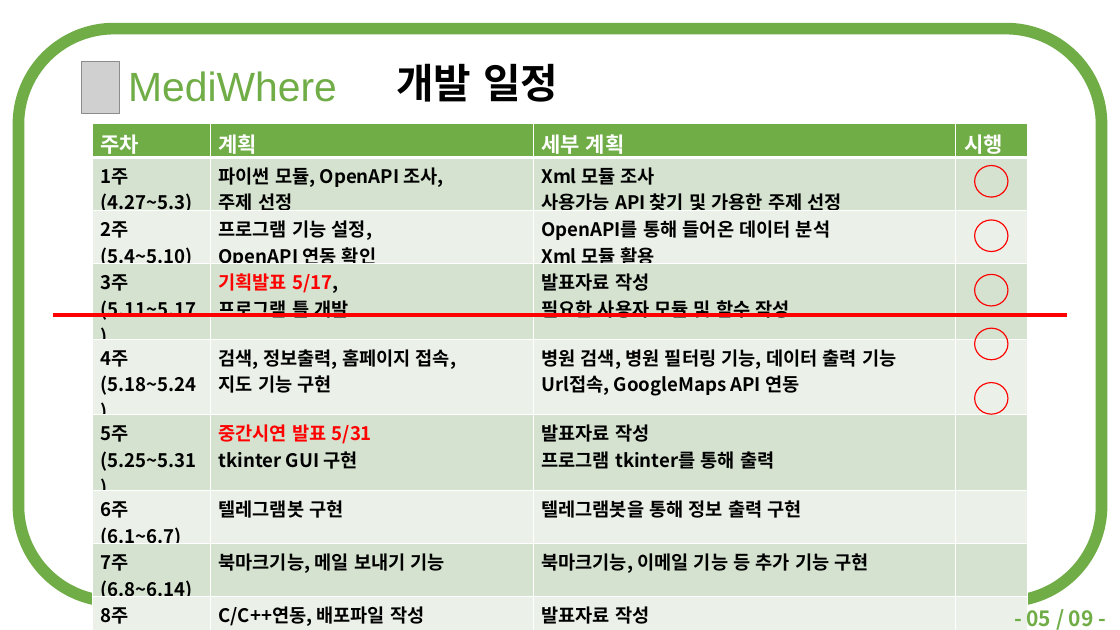
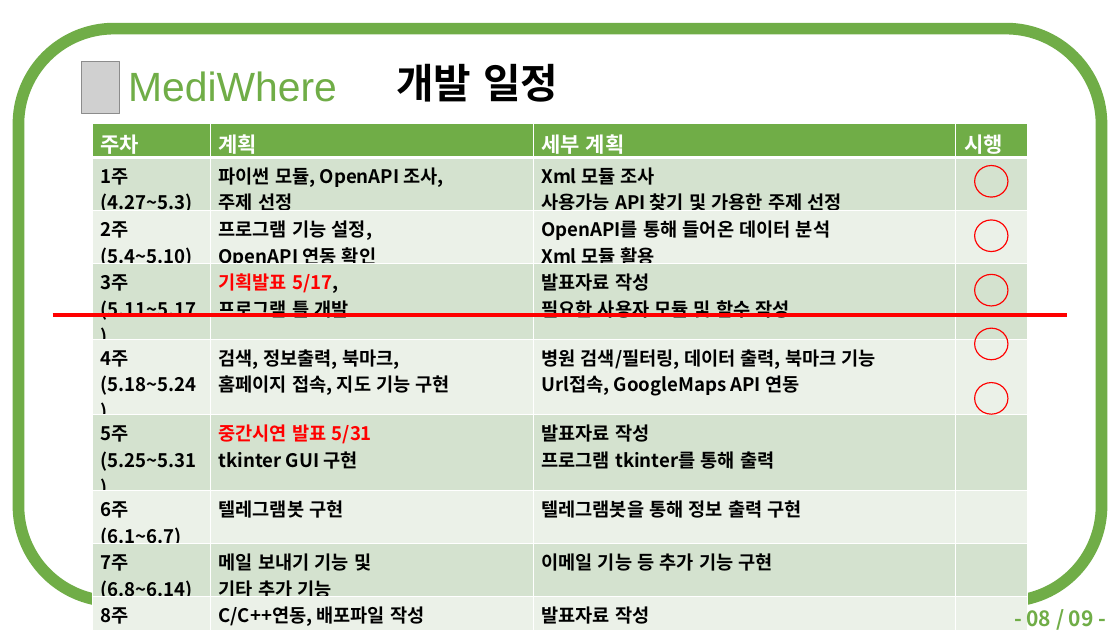
Before and after one commit to doood4/2018_OpenAPI, a slide deck: slide 8 of ppt/2016182037-스크립트언어 2차발표.pptx (slide 5 before the commit). Drawn at 1120x630 pixels with LibreOffice and Linux fonts; fonts in the diff are those of the drawing; grey boxes stand for pictures. Boxes give left, top, right and bottom in pixels: in the first picture for what was removed or moved away, otherwise in the second. Text is boxed around its words. In the diff, an @@ line names an element or a change of style, - is before the commit and + after.

```diff
--- a/ppt/2016182037-스크립트언어 2차발표.pptx
+++ b/ppt/2016182037-스크립트언어 2차발표.pptx
@@ table at (x1=92, y1=124, x2=1028, y2=630) @@
-row 5, column 2: 검색, 정보출력, 홈페이지 접속, / 지도 기능 구현
+row 5, column 2: 검색, 정보출력, 북마크, / 홈페이지 접속, 지도 기능 구현
-row 5, column 3: 병원 검색, 병원 필터링 기능, 데이터 출력 기능 / Url접속, GoogleMaps API 연동
+row 5, column 3: 병원 검색/필터링, 데이터 출력, 북마크 기능 / Url접속, GoogleMaps API 연동
-row 8, column 2: 북마크기능, 메일 보내기 기능
+row 8, column 2: 메일 보내기 기능 및 / 기타 추가 기능
-row 8, column 3: 북마크기능, 이메일 기능 등 추가 기능 구현
+row 8, column 3: 이메일 기능 등 추가 기능 구현
@@ text at (x1=1027, y1=610, x2=1094, y2=627): text changed @@
-- 05 / 09 -
+- 08 / 09 -
```
Also in this commit, not shown: 5 other slides changed, 8 other files.
